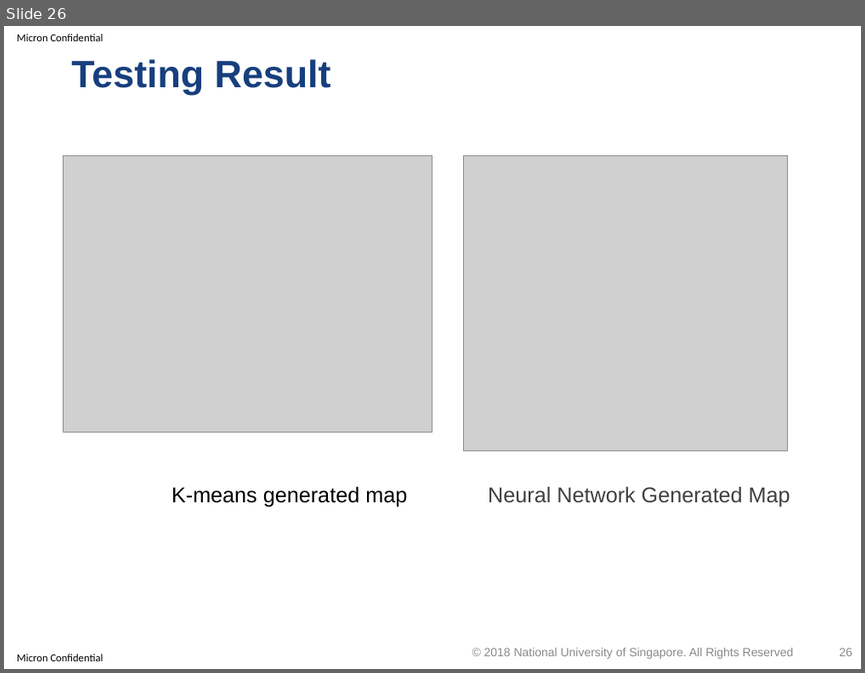
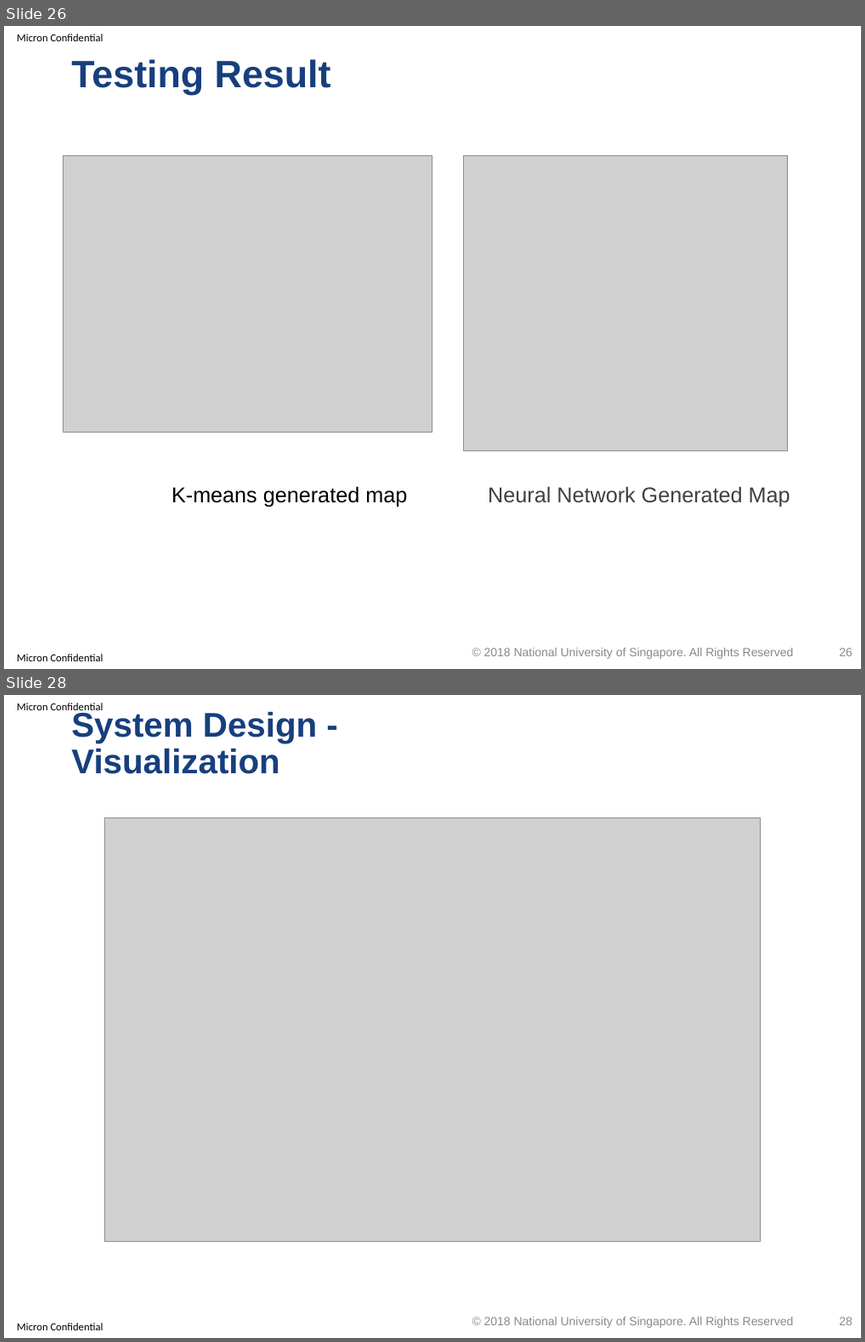
Before and after one commit to optimusium/3dscan, a slide deck: PracticeModule_Presentation.pptx. Shown one above the other, each under a label of ours: slide 26 before the commit, slides 26 and 28 after it; the slides between them are not shown. The pictures are 865x673 and 865x1342 pixels, drawn with LibreOffice and Linux fonts; fonts in the diff are those of the drawing; grey boxes stand for pictures; background and template pictures are left out. Boxes give left, top, right and bottom in pixels: in the first picture for what was removed or moved away, otherwise in the second. Text is boxed around its words. In the diff, an @@ line names an element or a change of style, - is before the commit and + after.

Commit message:
Update report and presentation documents on visualization;

```diff
--- a/PracticeModule_Presentation.pptx
+++ b/PracticeModule_Presentation.pptx
@@ slide 28 added at box(4, 695, 861, 1338), background #FFFFFF; not listed: 2 template elements that a slide beside it also shows @@
@@ title added at box(71, 709, 317, 774), 28.8 pt, text #173F7E, bold @@
+System Design -
+Visualization
@@ picture added at box(104, 818, 760, 1242) @@
@@ text added at box(484, 1316, 794, 1327), 10 pt, text #898989 @@
+© 2018 National University of Singapore. All Rights Reserved
@@ page number added at box(839, 1316, 852, 1325), 10 pt, text #8C8C8C @@
+28
```
Also in this commit, not shown: 3 other slides added, 1 other file.
